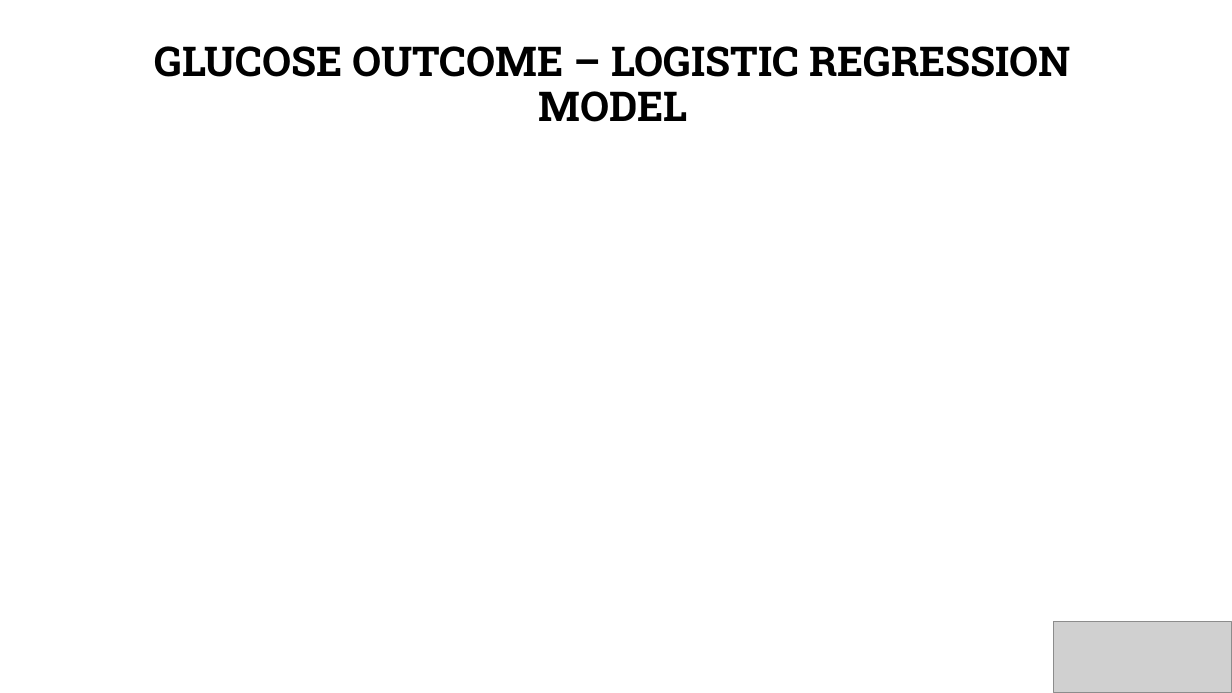
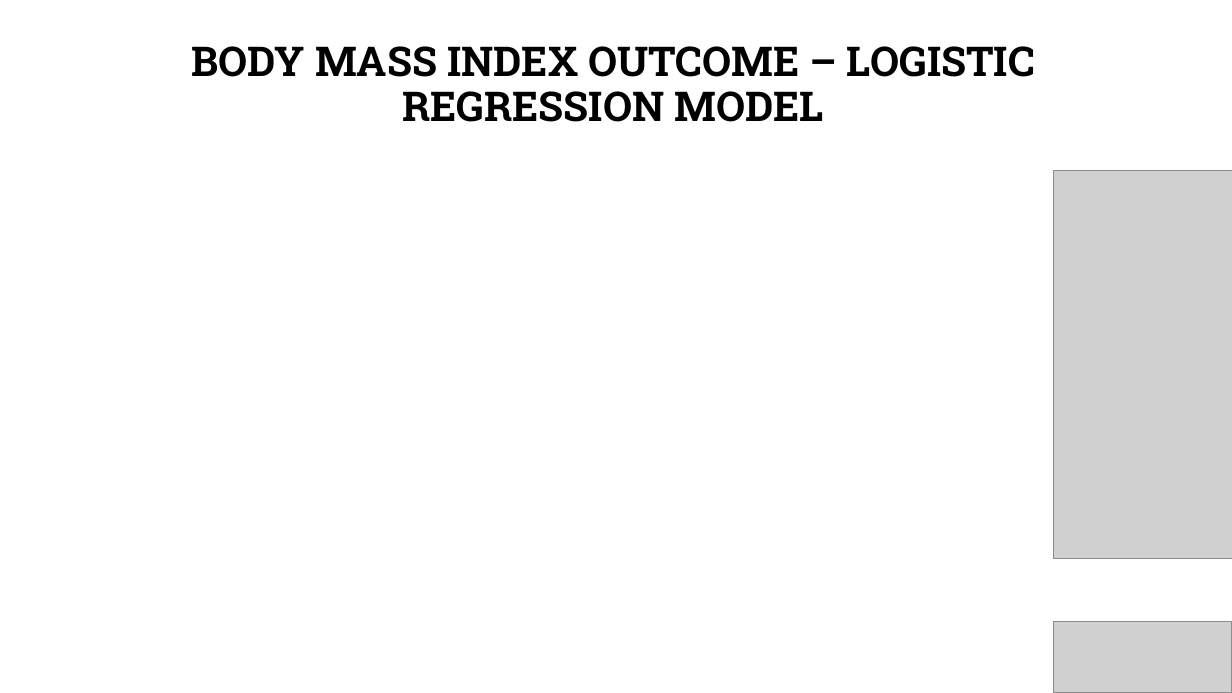
Before and after one commit to acollawn/Project_4, a slide deck: slide 15 of Predicting Diabetes Presentation.pptx. Drawn at 1232x693 pixels with LibreOffice and Linux fonts; fonts in the diff are those of the drawing; grey boxes stand for pictures; background and template pictures are left out. Boxes give left, top, right and bottom in pixels: in the first picture for what was removed or moved away, otherwise in the second. Text is boxed around its words. In the diff, an @@ line names an element or a change of style, - is before the commit and + after.

```diff
--- a/Predicting Diabetes Presentation.pptx
+++ b/Predicting Diabetes Presentation.pptx
@@ text at <box>191,46,1035,122</box>: text changed @@
-GLUCOSE OUTCOME – LOGISTIC REGRESSION MODEL
+BODY MASS INDEX OUTCOME – LOGISTIC REGRESSION MODEL
@@ picture added at <box>1054,171,1232,559</box> @@
```
